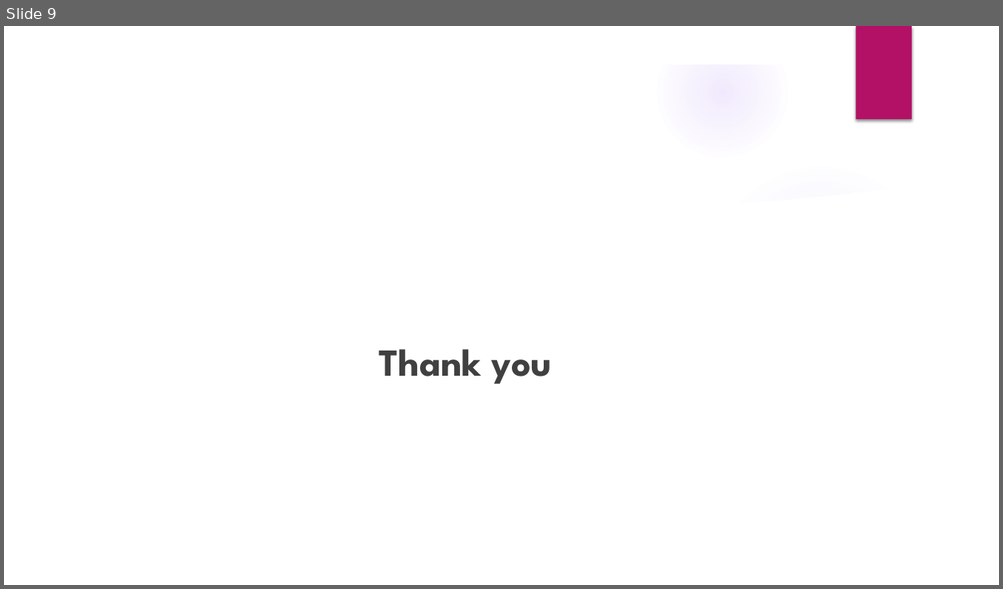
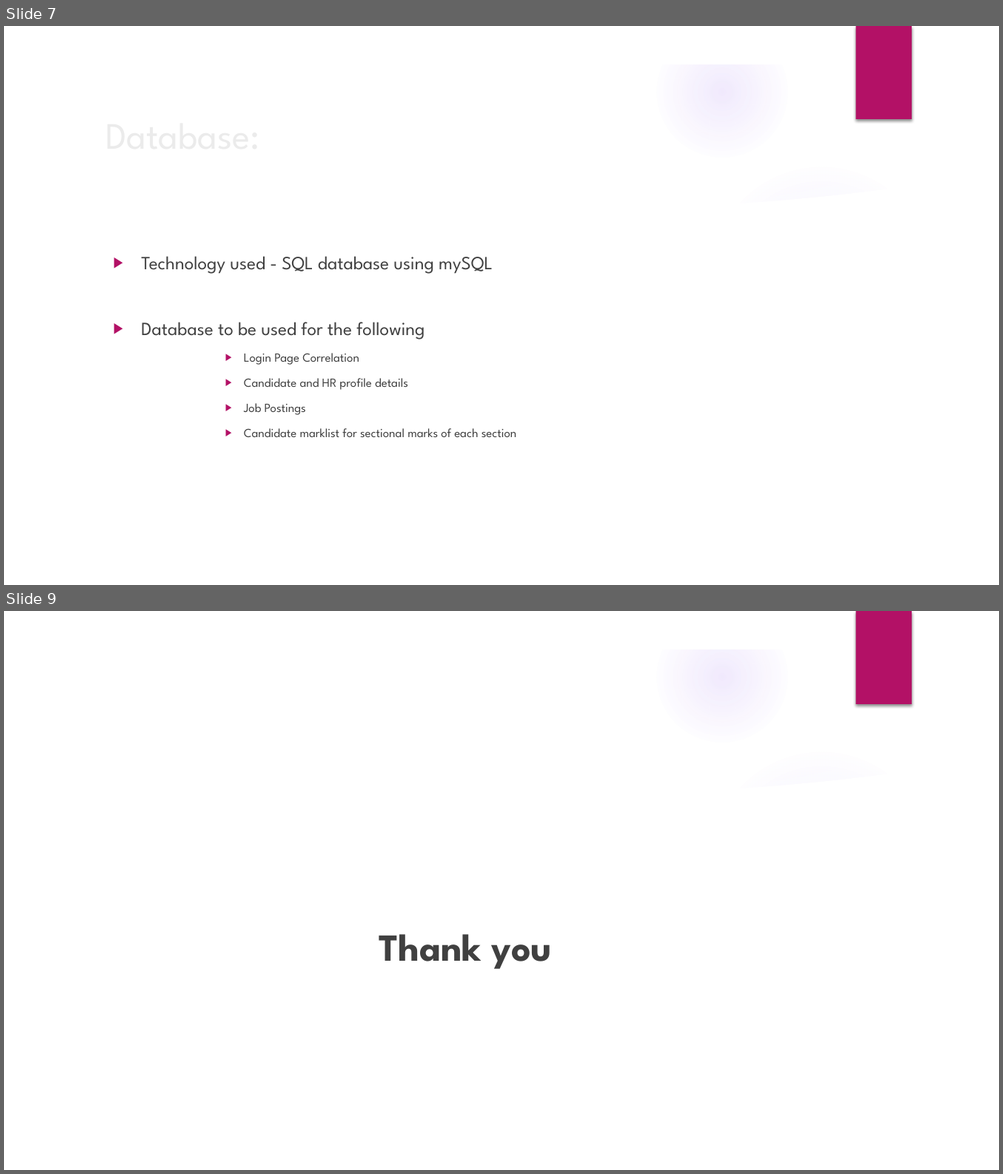
Before and after one commit to FAIVE-AI/CV-ANALYSIS-USING-NLP, a slide deck: Template.pptx. Shown one above the other, each under a label of ours: slide 9 before the commit, slides 7 and 9 after it; the slides between them are not shown. The pictures are 1003x589 and 1003x1174 pixels, drawn with LibreOffice and Linux fonts; fonts in the diff are those of the drawing; background and template pictures are left out. Boxes give left, top, right and bottom in pixels: in the first picture for what was removed or moved away, otherwise in the second. Text is boxed around its words. In the diff, an @@ line names an element or a change of style, - is before the commit and + after.

```diff
--- a/Template.pptx
+++ b/Template.pptx
@@ slide 7 added at bbox=[4, 26, 999, 585], background picture (left out); not listed: 9 template elements that a slide beside it also shows @@
@@ title added at bbox=[98, 105, 813, 163], 36 pt, text #EBEBEB @@
+Database:
@@ text added at bbox=[141, 256, 517, 437], 12 pt, text #404040 @@
+▶ Technology used - SQL database using mySQL
+▶ Database to be used for the following
+      ▶ Login Page Correlation
+      ▶ Candidate and HR profile details
+      ▶ Job Postings
+      ▶ Candidate marklist for sectional marks of each section
```
Also in this commit, not shown: 7 slides changed, 1 slide removed.
